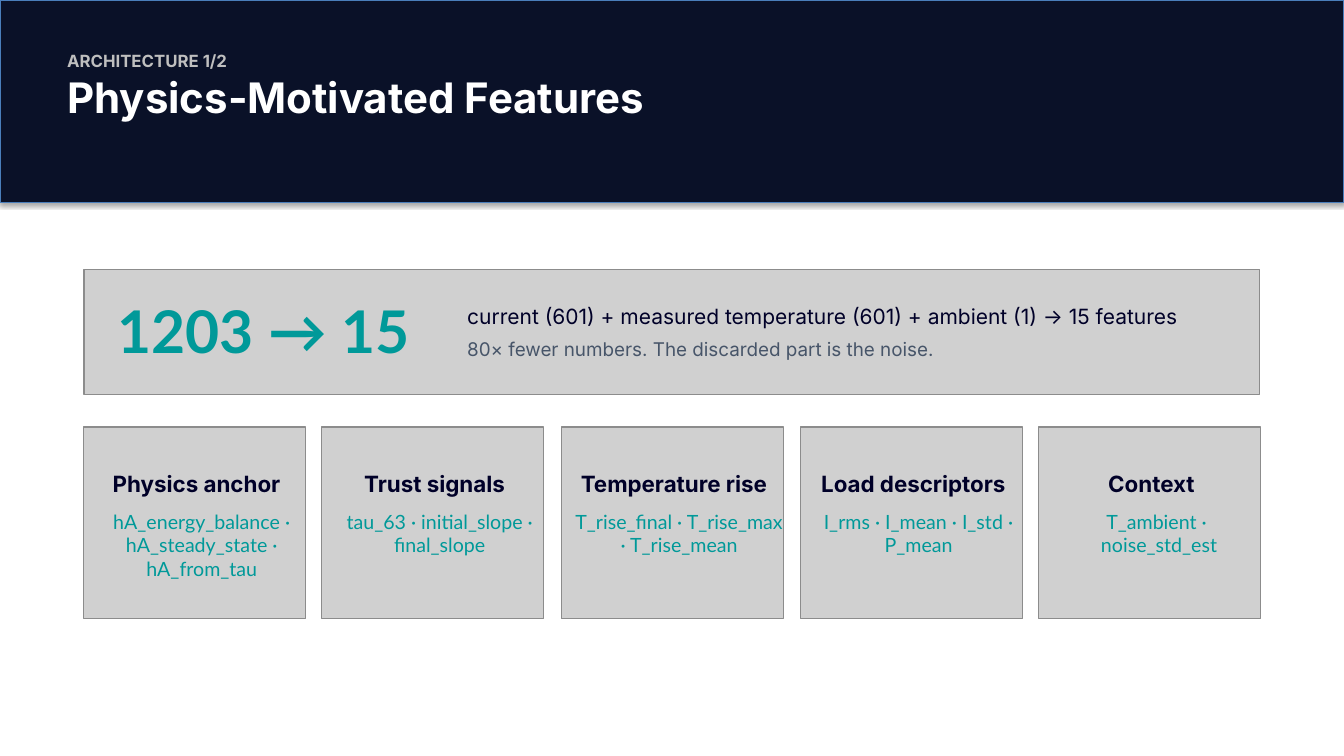
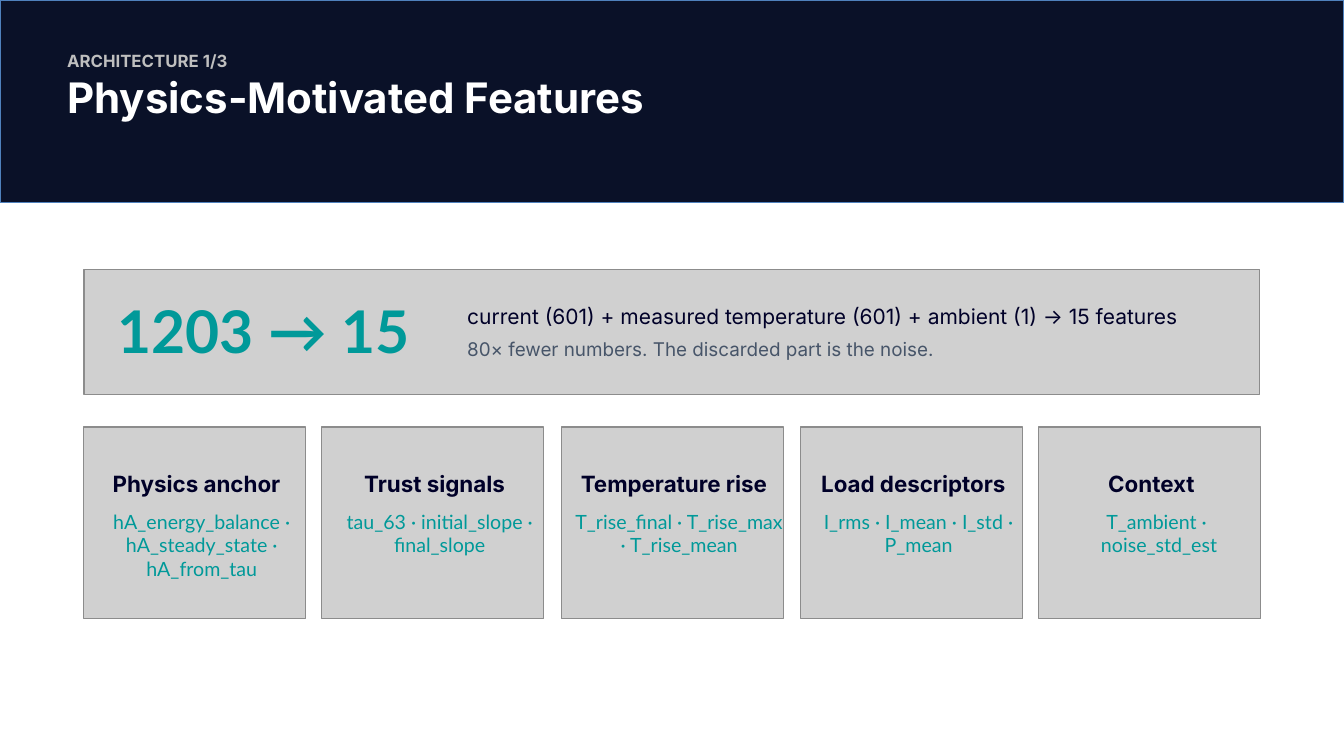
Before and after one commit to titelaex/ParamsCalibrator, a slide deck: slide 7 of docs/ParamsCalibrator Light Mode.pptx. Drawn at 1344x756 pixels with LibreOffice and Linux fonts; fonts in the diff are those of the drawing; grey boxes stand for pictures. Boxes give left, top, right and bottom in pixels: in the first picture for what was removed or moved away, otherwise in the second. Text is boxed around its words. In the diff, an @@ line names an element or a change of style, - is before the commit and + after.

```diff
--- a/docs/ParamsCalibrator Light Mode.pptx
+++ b/docs/ParamsCalibrator Light Mode.pptx
@@ rectangle at (0, 0, 1344, 203): outline #4B7EBC 0.75 pt to #4F81BD 1 pt; shadow off @@
@@ text at (67, 54, 228, 69): text changed @@
-ARCHITECTURE 1/2
+ARCHITECTURE 1/3
```
Also in this commit, not shown: 13 other slides changed, 4 slides added, 14 other files.
